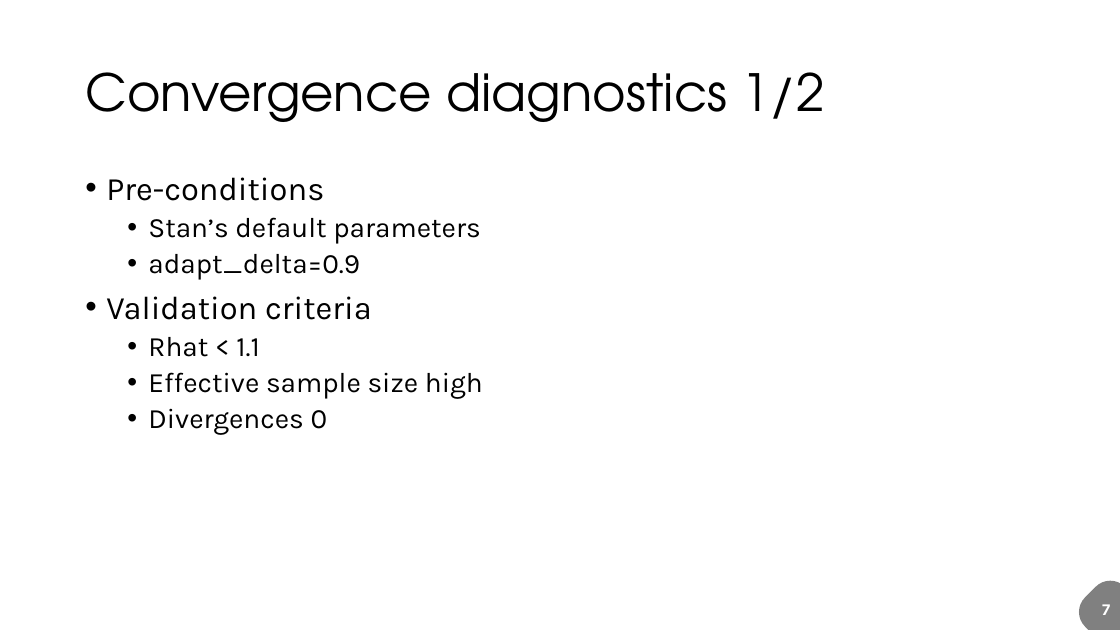
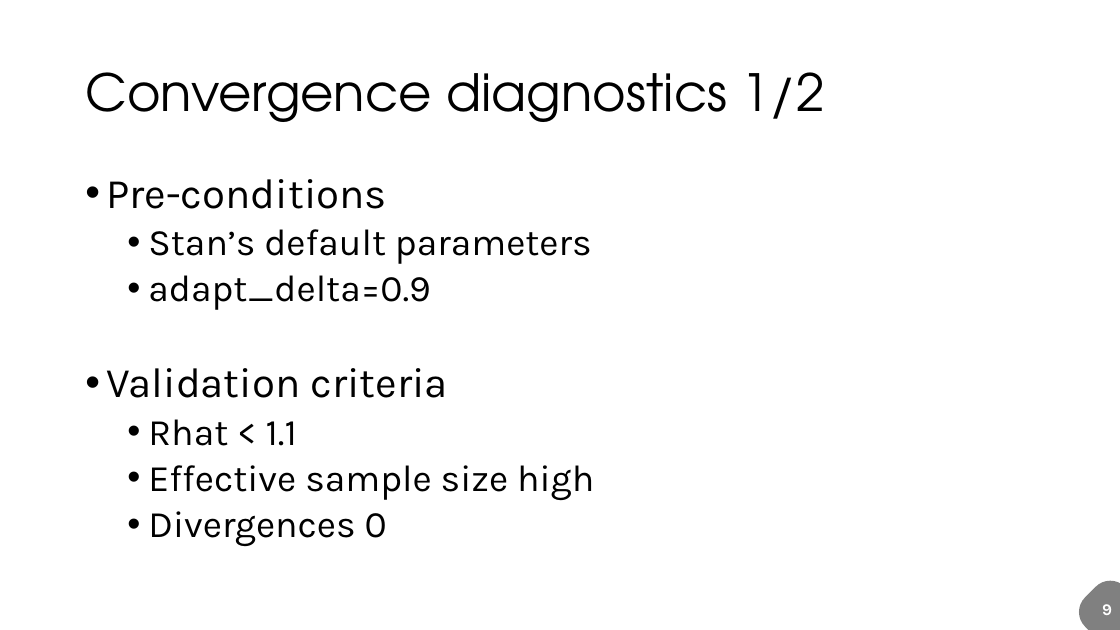
Before and after one commit to fuksi/bda_project_2018, a slide deck: slide 10 of BWF_presentation.pptx (slide 8 before the commit). Drawn at 1120x630 pixels with LibreOffice and Linux fonts; fonts in the diff are those of the drawing. Boxes give left, top, right and bottom in pixels: in the first picture for what was removed or moved away, otherwise in the second. Text is boxed around its words. In the diff, an @@ line names an element or a change of style, - is before the commit and + after.

```diff
--- a/BWF_presentation.pptx
+++ b/BWF_presentation.pptx
@@ text "Pre-conditions" at (106, 179, 594, 546): size 28 to 36 pt in "Pre-conditions", "Validation criteria"; size 24 to 32 pt in "Stan’s default parameters", "adapt_delta=0.9", "Rhat < 1.1", "Effective sample size high" and 1 more places @@
@@ text at (1102, 604, 1112, 615): text changed @@
-7
+9
```
Also in this commit, not shown: 11 other slides changed, 2 slides added, 1 other file.
